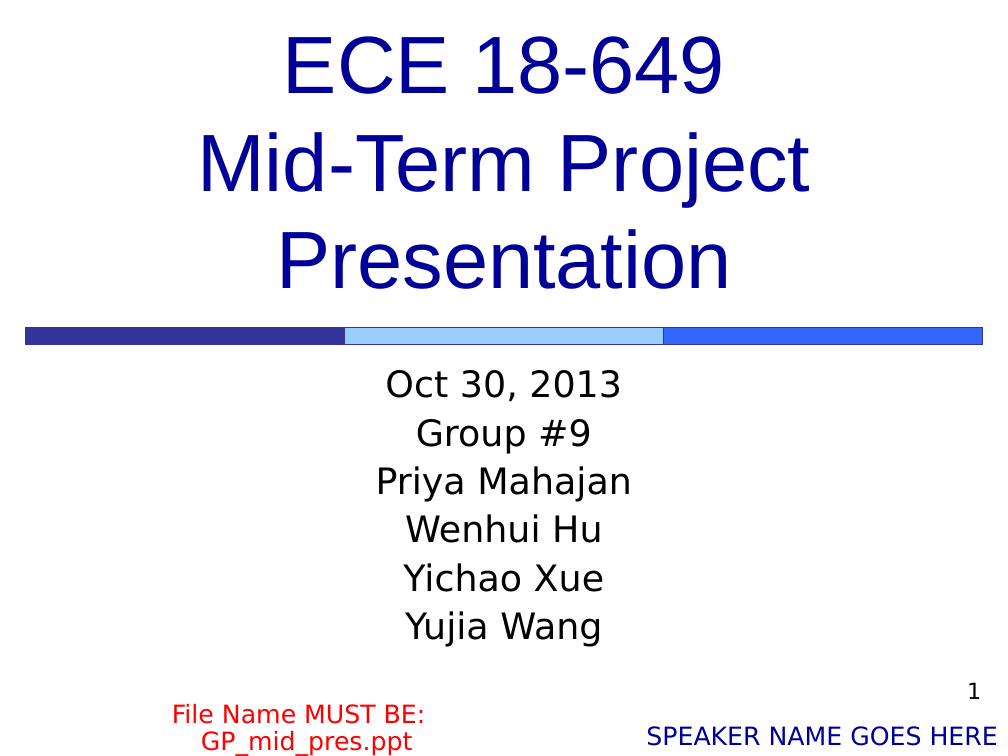
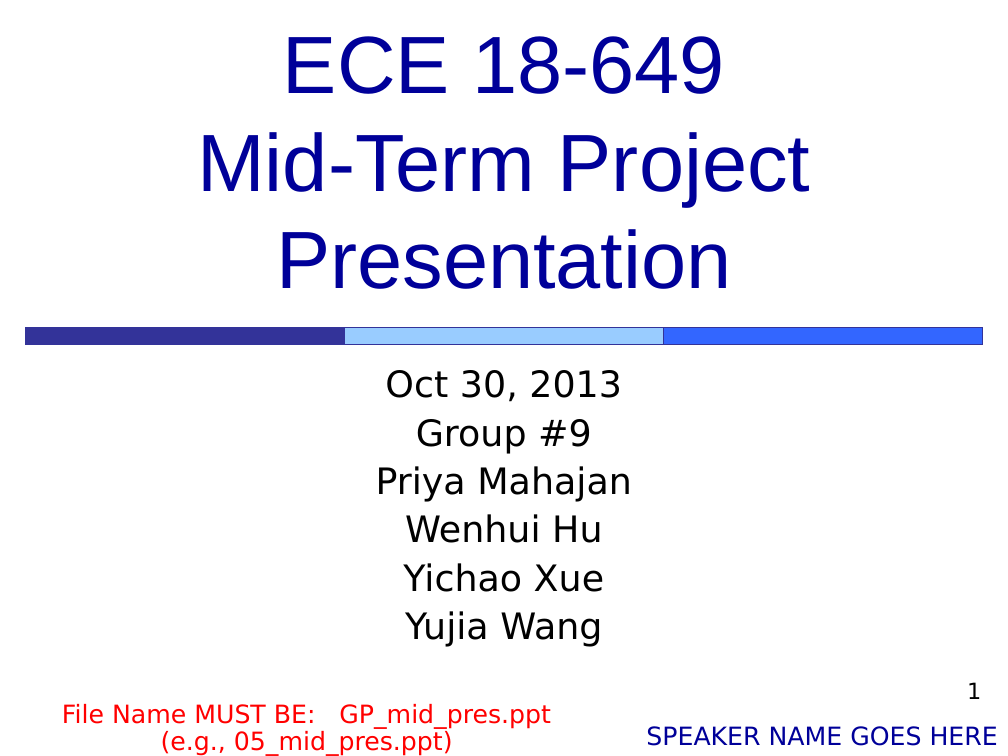
Before and after one commit to Muliang/18649, a slide deck: slide 1 of logs/09_mid_pres.ppt. Drawn at 1008x756 pixels with LibreOffice and Linux fonts; fonts in the diff are those of the drawing. Boxes give left, top, right and bottom in pixels: in the first picture for what was removed or moved away, otherwise in the second. Text is boxed around its words. In the diff, an @@ line names an element or a change of style, - is before the commit and + after.

Commit message:
change ppt

```diff
--- a/logs/09_mid_pres.ppt
+++ b/logs/09_mid_pres.ppt
@@ text "File Name MUST BE: GP_mid_pres.ppt" rewrapped from (172, 704, 426, 756) to (62, 704, 551, 756) @@
```
Also in this commit, not shown: 5 other slides changed, 1 slide added, 1 slide removed.
